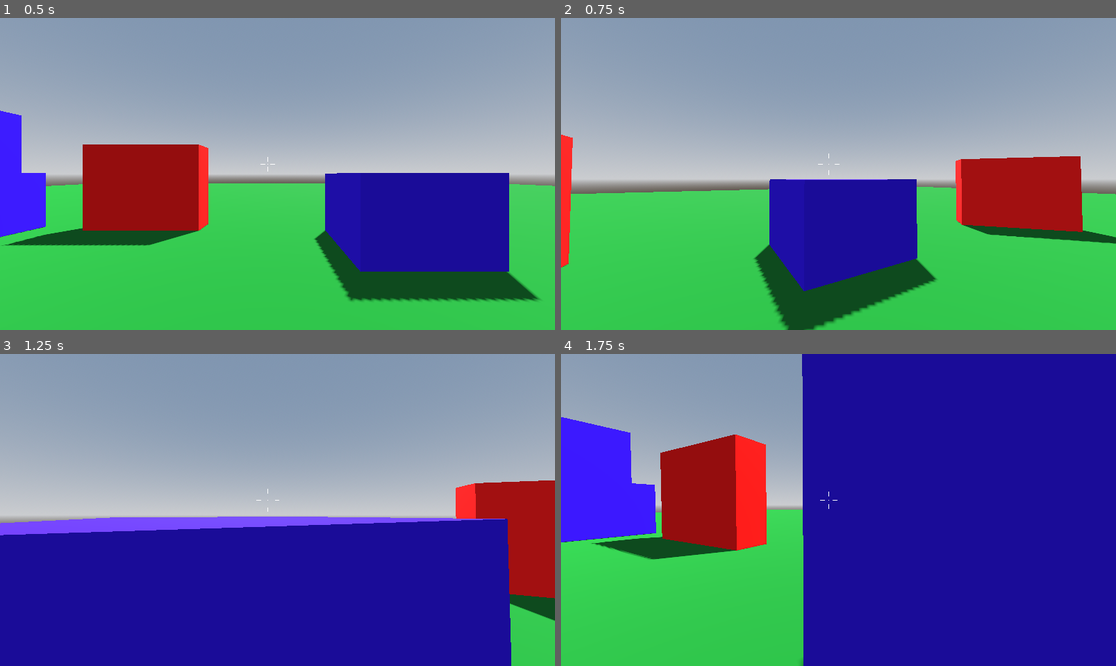
Above: before the commit, frames 1-4 (two rows, left to right).
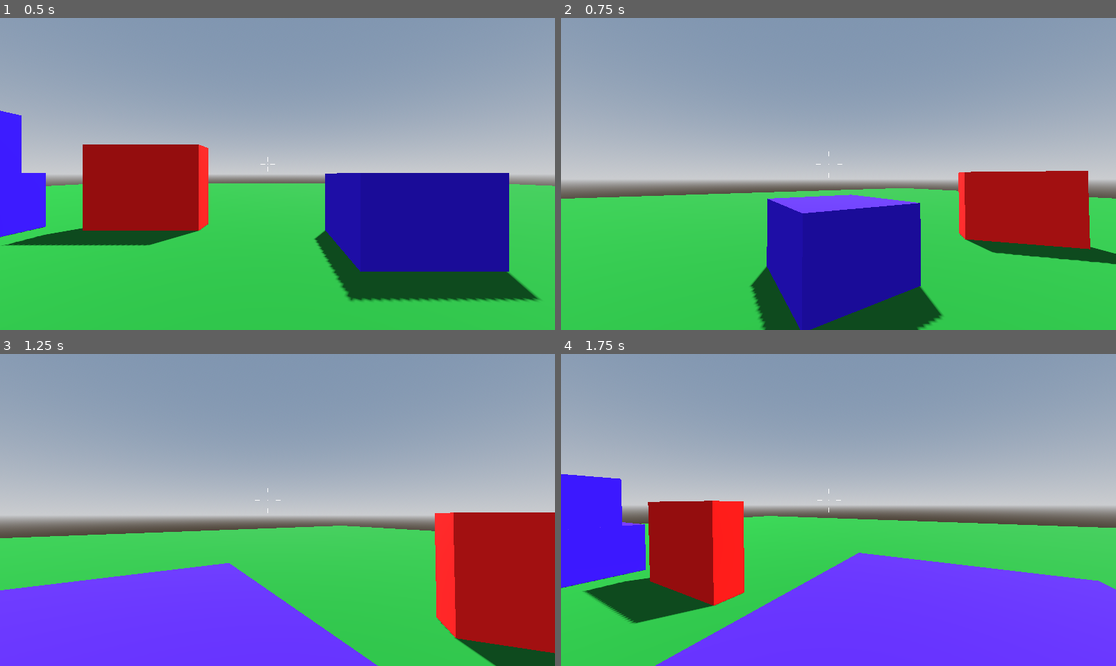
Above: after the commit, the same moments.

Repository: EduRoDev/fps-tutorial
Game: Godot game, scene res://Levels/Level1.tscn
Same seed, same stepped clock (60 frames per second), same inputs: the game is played once before the commit and once after it.
Inputs (mouse positions are in pixels of both pictures, inside the frame that each line leads up to):
- Up to frame 1 (0.5 s): no input
- Up to frame 2 (0.75 s): tap Enter at 0.5 s; move the mouse to (866, 174) at 0.52 s; hold W (move_forward) from 0.53 s (still down); tap Space (jump) at 0.6 s
- Up to frame 3 (1.25 s): keep holding W (move_forward); tap Space (jump) at 0.77, 1.07 s
- Up to frame 4 (1.75 s): keep holding W (move_forward); move the mouse to (810, 510) at 1.27 s; tap C (crouch) at 1.35 s; tap Space (jump) at 1.52, 1.55 s

Frame 1 is identical in both runs. In frame 2, 13% of the frame differs, in the area x 0-100%, y 37-100%; in frame 3, 47%; in frame 4, 75%, in the area x 0-100%, y 0-100%.

Commit message:
feat: Estado de saltar agregado

Diff:
--- a/Controller/Player.tscn
+++ b/Controller/Player.tscn
@@ -11,6 +11,7 @@
 [ext_resource type="Script" uid="uid://dwhlsg6567qk" path="res://Controller/Scripts/sprinting_player_state.gd" id="8_523qk"]
 [ext_resource type="Script" uid="uid://bxqwcsexf7brh" path="res://Controller/Scripts/crouching_player_state.gd" id="10_k0hyi"]
 [ext_resource type="Script" uid="uid://76ni8whqyltf" path="res://Controller/Scripts/sliding_player_state.gd" id="11_auu0e"]
+[ext_resource type="Script" uid="uid://7lopu3n4n0hp" path="res://Controller/Scripts/jump_player_state.gd" id="12_auu0e"]
 
 [sub_resource type="CapsuleShape3D" id="CapsuleShape3D_pknhu"]
 height = 2.005127
@@ -379,11 +380,10 @@
 
 [node name="CharacterBody3D" type="CharacterBody3D" node_paths=PackedStringArray("CAMERA_CONTROLLER", "ANIMATION_PLAYER", "CROUCH_SHAPECAST")]
 script = ExtResource("1_pknhu")
-SPEED = 4.0
-SPEED_SPRINT = 7.0
 CAMERA_CONTROLLER = NodePath("CameraController/Camera3D")
 ANIMATION_PLAYER = NodePath("AnimationPlayer")
 CROUCH_SHAPECAST = NodePath("ShapeCast3D")
+gravity = 7.5
 
 [node name="CollisionShape3D" type="CollisionShape3D" parent="."]
 transform = Transform3D(1, 0, 0, 0, 1, 0, 0, 0, 1, -0.0051838756, 0.71829903, 0)
@@ -501,4 +501,7 @@
 script = ExtResource("11_auu0e")
 CROUCH_SHAPECAST = NodePath("../../ShapeCast3D")
 
+[node name="JumpPlayerState" type="Node" parent="PlayerStateMachine"]
+script = ExtResource("12_auu0e")
+
 [connection signal="animation_started" from="AnimationPlayer" to="." method="_on_animation_player_animation_started"]
--- a/Controller/Scripts/crouching_player_state.gd
+++ b/Controller/Scripts/crouching_player_state.gd
@@ -33,6 +33,9 @@
 		RELEASED = true
 		uncrouch()
 
+	if Input.is_action_just_pressed("jump") and PLAYER.is_on_floor():
+		transition.emit("JumpPlayerState")
+
 
 func uncrouch():
 	if CROUCH_SHAPECAST.is_colliding() == false:
--- a/Controller/Scripts/idle_player_state.gd
+++ b/Controller/Scripts/idle_player_state.gd
@@ -19,3 +19,6 @@
 
 	if global.player.velocity.length() > 0.0 and global.player.is_on_floor():
 		transition.emit("WalkingPlayerState")
+
+	if Input.is_action_just_pressed("jump") and PLAYER.is_on_floor():
+		transition.emit("JumpPlayerState")
--- /dev/null
+++ b/Controller/Scripts/jump_player_state.gd
@@ -0,0 +1,20 @@
+class_name JumpPlayerState
+extends PlayerMovementState
+
+@export var ACCELERATION: float = 0.1
+@export var DECELERATION: float = 0.25
+@export var SPEED: float = 7.0
+@export var JUMP_VELOCITY: float = 3
+@export_range(0.5,1.0,0.01) var INPUT_MULTIPLIER: float = 1.01
+
+func enter(_previous_state) -> void:
+	PLAYER.velocity.y += JUMP_VELOCITY
+	ANIMATION.pause()
+
+func update(delta: float) -> void:
+	PLAYER.update_gravity(delta)
+	PLAYER.update_input(SPEED * INPUT_MULTIPLIER,ACCELERATION,DECELERATION)
+	PLAYER.update_velocity()
+
+	if PLAYER.is_on_floor():
+		transition.emit("IdlePlayerState")
--- a/Controller/Scripts/player.gd
+++ b/Controller/Scripts/player.gd
@@ -1,13 +1,6 @@
 class_name Player
 extends CharacterBody3D
 
-
-@export var SPEED = 5.0
-@export var SPEED_CROUCH = 2.5
-@export var SPEED_SPRINT = 10.0
-@export var JUMP_VELOCITY = 4.5
-@export var ACCELERATION:float = 0.1
-@export var DECELERATION:float = 0.25
 
 @export var MOUSE_SENSITIVITY: float = 0.5
 @export var TILT_LOWER_LIMIT := deg_to_rad(-90)
@@ -17,8 +10,7 @@
 @export var ANIMATION_PLAYER: AnimationPlayer
 @export var CROUCH_SHAPECAST: Node3D
 
-
-var gravity = ProjectSettings.get_setting("physics/3d/default_gravity")
+@export var gravity: float = 10.0
 
 var _mouse_input: bool = false
 var _mouse_rotation: Vector3
@@ -29,10 +21,7 @@
 
 
 
-var _speed: float
 var _current_rotation: float
-
-
 
 func _input(event: InputEvent) -> void:
 	if event.is_action_pressed("exit"):
@@ -66,13 +55,12 @@
 	global.player = self
 	Input.mouse_mode = Input.MOUSE_MODE_CAPTURED
 	CROUCH_SHAPECAST.add_exception(self)
-	_speed = SPEED
+
 
 
 func _physics_process(delta: float) -> void:
 	global.debug.add_property("Player Velocity",snapped(velocity.length(),0.01),1)
-	global.debug.add_property("Player Speed",_speed,3)
-	global.debug.add_property("Camera rotation",Vector2(_rotation_input,_tilt_input),4)
+	global.debug.add_property("Camera rotation",Vector2(_rotation_input,_tilt_input),2)
 
 	_update_camera(delta)
 
--- a/Controller/Scripts/sliding_player_state.gd
+++ b/Controller/Scripts/sliding_player_state.gd
@@ -21,6 +21,9 @@
 	# PLAYER.update_input(SPEED,ACCELERATION,DECELERATION)
 	PLAYER.update_velocity()
 
+	#if Input.is_action_just_pressed("jump") and PLAYER.is_on_floor():
+		#transition.emit("JumpPlayerState")
+
 func set_tilt(player_rotation) -> void:
 	var tilt = Vector3.ZERO
 	tilt.z = clamp(TILT_AMOUNT * player_rotation, -1.0,0.1)
--- a/Controller/Scripts/sprinting_player_state.gd
+++ b/Controller/Scripts/sprinting_player_state.gd
@@ -9,8 +9,6 @@
 
 func enter(_previous_state) -> void:
 	ANIMATION.play("Sprint",0.5,1.0)
-	PLAYER._speed = PLAYER.SPEED_SPRINT
-
 
 func update(_delta: float) -> void:
 	PLAYER.update_gravity(_delta)
@@ -25,6 +23,9 @@
 	if Input.is_action_pressed("crouch") and PLAYER.velocity.length() > 6:
 		transition.emit("SlidingPlayerState")
 
+	if Input.is_action_just_pressed("jump") and PLAYER.is_on_floor():
+		transition.emit("JumpPlayerState")
+
 func set_animation_speed(spd) -> void:
 	var alpha = remap(spd, 0.0, SPEED, 0.0, 1.0)
 	ANIMATION.speed_scale = lerp(0.0,TOP_ANIM_SPEED,alpha)
--- a/Controller/Scripts/walking_player_state.gd
+++ b/Controller/Scripts/walking_player_state.gd
@@ -10,7 +10,7 @@
 
 func enter(_previous_state) -> void:
 	ANIMATION.play("walking", -1.0,1.0)
-	PLAYER._speed = PLAYER.SPEED
+
 
 func update(_delta: float) -> void:
 	PLAYER.update_gravity(_delta)
@@ -27,6 +27,9 @@
 	if Input.is_action_pressed("sprint") and PLAYER.is_on_floor():
 		transition.emit("SprintingPlayerState")
 
+	if Input.is_action_just_pressed("jump") and PLAYER.is_on_floor():
+		transition.emit("JumpPlayerState")
+
 func set_animation_speed(spd):
 	var alpha = remap(spd,0.0,SPEED,0.0,1.0)
 	ANIMATION.speed_scale = lerp(0.0,TOP_ANIM_SPEED,alpha)
--- a/Scripts/state_machine.gd
+++ b/Scripts/state_machine.gd
@@ -19,7 +19,7 @@
 
 func _process(delta: float) -> void:
 	CURRENT_STATE.update(delta)
-	global.debug.add_property("Current State",CURRENT_STATE.name,1)
+	global.debug.add_property("Current State",CURRENT_STATE.name,3)
 
 func _physics_process(delta: float) -> void:
 	CURRENT_STATE.physics_update(delta)
Not shown: 1 places in Controller/Player.tscn that only renumber resources
Not shown, added: Controller/Scripts/jump_player_state.gd.uid
